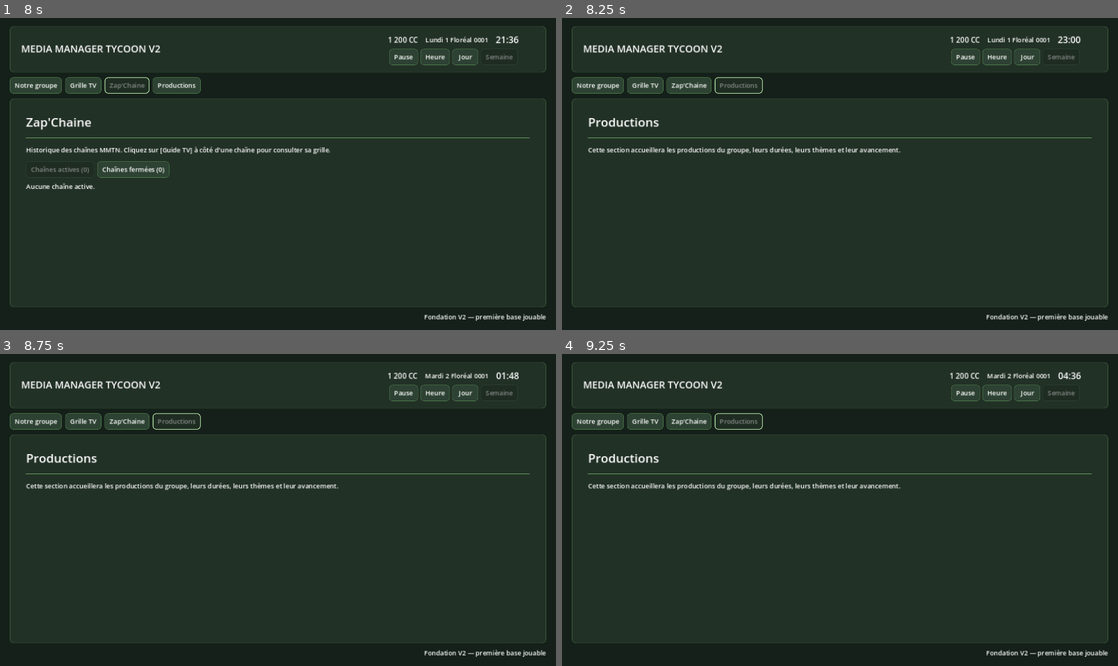
Above: before the commit, frames 1-4 (two rows, left to right).
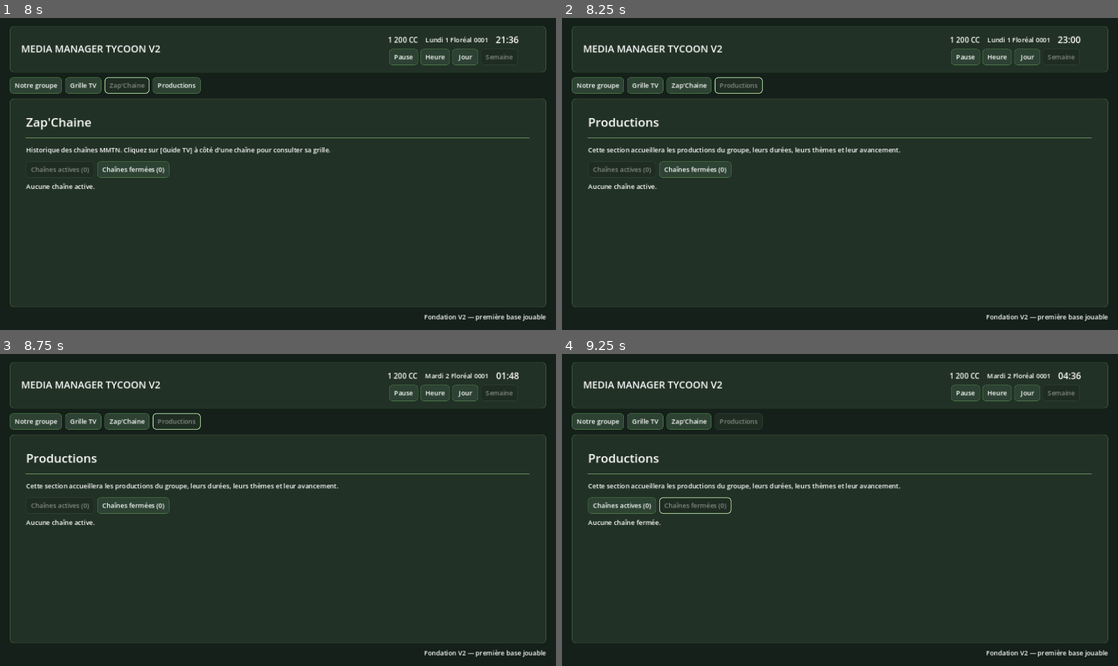
Above: after the commit, the same moments.

Repository: Adrienco69/MediaManagerTycoon_V2
Game: Godot game, scene res://scenes/main.tscn
The game is run twice, just before and just after one commit, with the same random seed, the same clock (stepped at 60 frames per second) and the same inputs.
Inputs (mouse positions are in pixels of both pictures, inside the frame that each line leads up to):
- Up to frame 1 (8 s): click (278, 164) at 0.52 s; type "Alex" at 0.6 s; click (278, 205) at 0.75 s; type "Alex" at 0.83 s; click "Commencer" at 1.25 s; click (278, 214) at 2.02 s; type "Alex" at 2.1 s; click "Heure" at 2.75 s; click "Jour" at 3.5 s; click "Semaine" at 4.25 s; click "Grille TV" at 5 s; click "Notre groupe" at 5.75 s; click (278, 214) at 6.52 s; type "Alex" at 6.6 s; click "Zap'Chaine" at 7.25 s
- Up to frame 2 (8.25 s): click "Productions" at 8 s
- Up to frame 3 (8.75 s): no input
- Up to frame 4 (9.25 s): click (695, 506) at 8.75 s, where only the run after the commit has a clickable "Chaînes fermées (0)"

Frame 1 is identical in both runs. In frame 2, 0.4% of the frame differs, in the area x 4-31%, y 45-55%; in frame 3, 0.4%; in frame 4, 0.6%, in the area x 4-37%, y 18-55%.
Error after the commit: Parse Error: Cannot assign a value of type HBoxContainer to variable "week_selector" with specified type OptionButton. (res://scripts/ui/tv_grid_page_controlle…

Commit message:
Colore le fond des semaines selon leur mois

Diff:
--- a/scripts/ui/schedule_week_selector.gd
+++ b/scripts/ui/schedule_week_selector.gd
@@ -3,9 +3,11 @@
 
 const CalendarThemeScript = preload("res://scripts/calendar_theme.gd")
 const MONTH_WEEKS: Array[int] = [7, 8, 7, 8, 7, 8, 7]
+const POPUP_WIDTH: int = 320
+const POPUP_HEIGHT: int = 560
 
 
-static func build(on_week_changed: Callable) -> OptionButton:
+static func build(on_week_changed: Callable) -> HBoxContainer:
 	var row: HBoxContainer = HBoxContainer.new()
 	row.add_theme_constant_override("separation", 8)
 
@@ -14,31 +16,90 @@
 	label.vertical_alignment = VERTICAL_ALIGNMENT_CENTER
 	row.add_child(label)
 
-	var selector: OptionButton = OptionButton.new()
-	selector.custom_minimum_size = Vector2(220, 38)
+	var selector_button: Button = Button.new()
+	selector_button.custom_minimum_size = Vector2(235, 38)
+	selector_button.text = _get_week_text(1)
+	_apply_month_style(selector_button, 0, false)
+	row.add_child(selector_button)
 
+	var popup: PopupPanel = PopupPanel.new()
+	popup.name = "WeekPopup"
+	row.add_child(popup)
+
+	var margin: MarginContainer = MarginContainer.new()
+	margin.add_theme_constant_override("margin_left", 6)
+	margin.add_theme_constant_override("margin_top", 6)
+	margin.add_theme_constant_override("margin_right", 6)
+	margin.add_theme_constant_override("margin_bottom", 6)
+	popup.add_child(margin)
+
+	var scroll: ScrollContainer = ScrollContainer.new()
+	scroll.custom_minimum_size = Vector2(POPUP_WIDTH - 12, POPUP_HEIGHT - 12)
+	margin.add_child(scroll)
+
+	var list: VBoxContainer = VBoxContainer.new()
+	list.size_flags_horizontal = Control.SIZE_EXPAND_FILL
+	list.add_theme_constant_override("separation", 2)
+	scroll.add_child(list)
+
+	var week_buttons: Array[Button] = []
 	for week_number: int in range(1, 53):
 		var month_index: int = _get_month_index_for_week(week_number)
-		var palette: Dictionary = CalendarThemeScript.PALETTES[month_index]
-		var month_name: String = String(palette["name"])
-		var accent: Color = palette["accent"]
-		selector.add_icon_item(
-			_make_color_icon(accent),
-			"Semaine %d — %s" % [week_number, month_name],
-			week_number
+		var week_button: Button = Button.new()
+		week_button.text = _get_week_text(week_number)
+		week_button.alignment = HORIZONTAL_ALIGNMENT_LEFT
+		week_button.custom_minimum_size = Vector2(285, 36)
+		week_button.size_flags_horizontal = Control.SIZE_EXPAND_FILL
+		_apply_month_style(week_button, month_index, week_number == 1)
+		list.add_child(week_button)
+		week_buttons.append(week_button)
+
+		var captured_week: int = week_number
+		week_button.pressed.connect(func() -> void:
+			_select_week(
+				captured_week,
+				selector_button,
+				week_buttons,
+				popup,
+				on_week_changed
+			)
 		)
 
-	selector.select(0)
-	selector.item_selected.connect(func(index: int) -> void:
-		on_week_changed.call(index + 1)
+	selector_button.pressed.connect(func() -> void:
+		var popup_position: Vector2 = selector_button.global_position + Vector2(0, selector_button.size.y + 4)
+		popup.popup(Rect2i(
+			Vector2i(int(popup_position.x), int(popup_position.y)),
+			Vector2i(POPUP_WIDTH, POPUP_HEIGHT)
+		))
 	)
-	row.add_child(selector)
-	selector.set_meta("container", row)
-	return selector
+
+	return row
 
 
-static func get_container(selector: OptionButton) -> HBoxContainer:
-	return selector.get_meta("container") as HBoxContainer
+static func _select_week(
+	week_number: int,
+	selector_button: Button,
+	week_buttons: Array[Button],
+	popup: PopupPanel,
+	on_week_changed: Callable
+) -> void:
+	var selected_month_index: int = _get_month_index_for_week(week_number)
+	selector_button.text = _get_week_text(week_number)
+	_apply_month_style(selector_button, selected_month_index, false)
+
+	for index: int in range(week_buttons.size()):
+		var item_week: int = index + 1
+		var item_month_index: int = _get_month_index_for_week(item_week)
+		_apply_month_style(week_buttons[index], item_month_index, item_week == week_number)
+
+	popup.hide()
+	on_week_changed.call(week_number)
+
+
+static func _get_week_text(week_number: int) -> String:
+	var month_index: int = _get_month_index_for_week(week_number)
+	var palette: Dictionary = CalendarThemeScript.PALETTES[month_index]
+	return "Semaine %d — %s" % [week_number, String(palette["name"])]
 
 
 static func _get_month_index_for_week(week_number: int) -> int:
@@ -51,11 +112,32 @@
 	return MONTH_WEEKS.size() - 1
 
 
-static func _make_color_icon(color: Color) -> GradientTexture1D:
-	var gradient: Gradient = Gradient.new()
-	gradient.colors = PackedColorArray([color, color])
+static func _apply_month_style(button: Button, month_index: int, selected: bool) -> void:
+	var palette: Dictionary = CalendarThemeScript.PALETTES[month_index]
+	var accent: Color = palette["accent"]
+	var normal_color: Color = accent.darkened(0.55 if not selected else 0.35)
+	var hover_color: Color = accent.darkened(0.25)
+	var pressed_color: Color = accent.darkened(0.15)
 
-	var texture: GradientTexture1D = GradientTexture1D.new()
-	texture.width = 14
-	texture.gradient = gradient
-	return texture
+	button.add_theme_color_override("font_color", Color.WHITE)
+	button.add_theme_color_override("font_hover_color", Color.WHITE)
+	button.add_theme_color_override("font_pressed_color", Color.WHITE)
+
+	button.add_theme_stylebox_override("normal", _make_box(normal_color))
+	button.add_theme_stylebox_override("hover", _make_box(hover_color))
+	button.add_theme_stylebox_override("pressed", _make_box(pressed_color))
+	button.add_theme_stylebox_override("focus", _make_box(hover_color))
+
+
+static func _make_box(color: Color) -> StyleBoxFlat:
+	var box: StyleBoxFlat = StyleBoxFlat.new()
+	box.bg_color = color
+	box.corner_radius_top_left = 5
+	box.corner_radius_top_right = 5
+	box.corner_radius_bottom_left = 5
+	box.corner_radius_bottom_right = 5
+	box.content_margin_left = 10.0
+	box.content_margin_right = 10.0
+	box.content_margin_top = 6.0
+	box.content_margin_bottom = 6.0
+	return box
